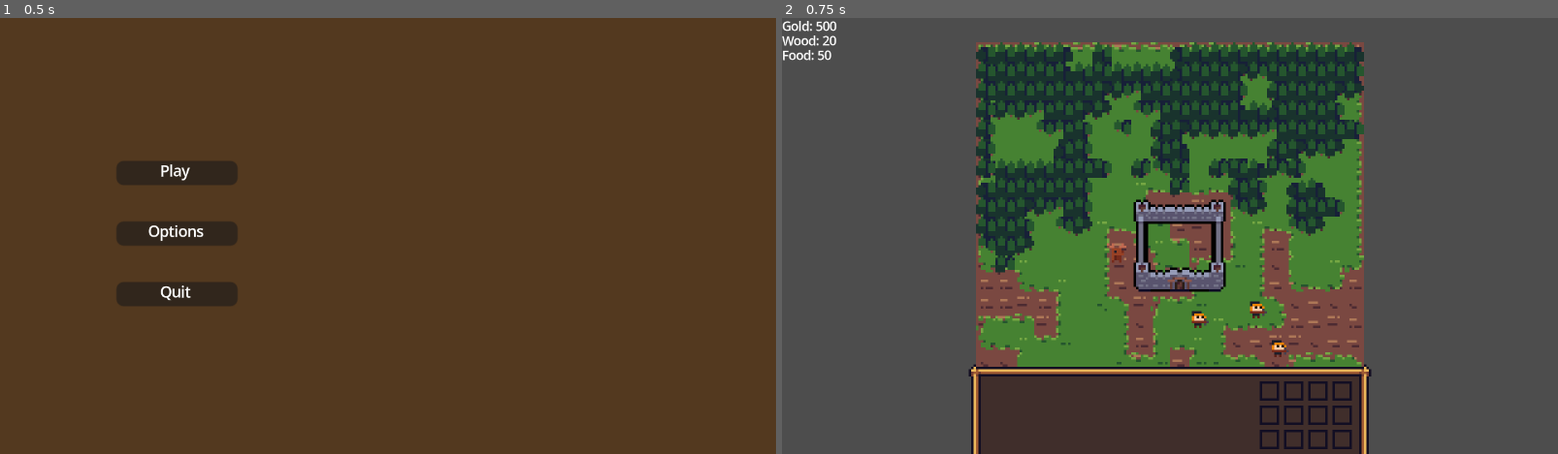
Above: before the commit, frames 1-2 (left to right).
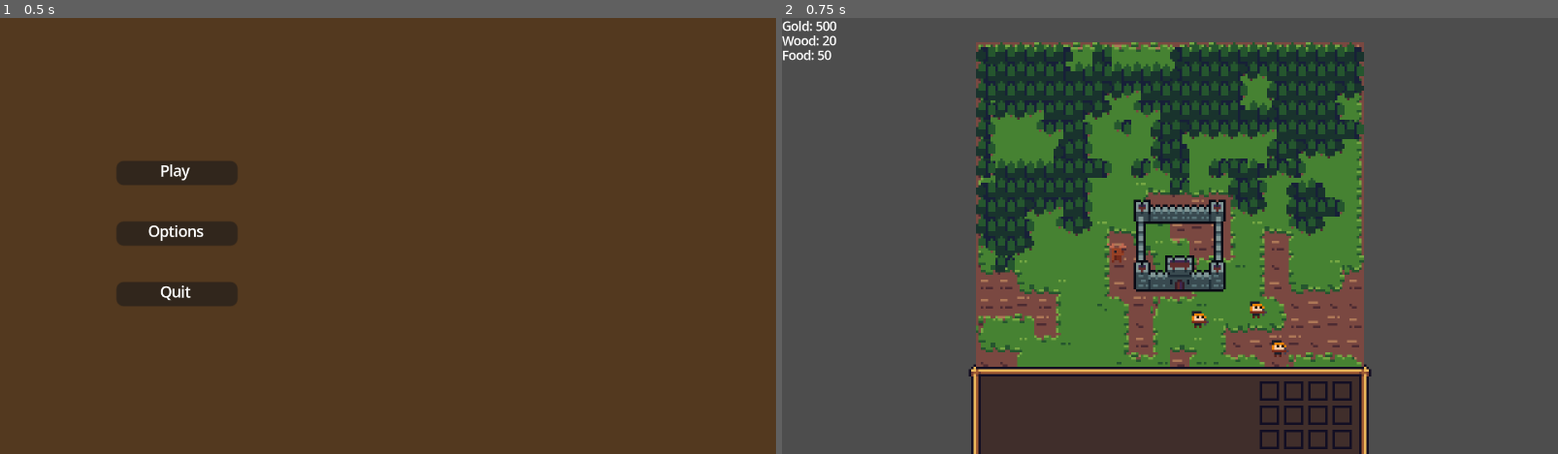
Above: after the commit, the same moments.

Repository: Foxyg3n/knights-skeletons
Game: Godot game, scene res://core/main.tscn
The game is run twice, just before and just after one commit, with the same random seed, the same clock (stepped at 60 frames per second) and the same inputs.
Inputs:
- Up to frame 1 (0.5 s): no input
- Up to frame 2 (0.75 s): click "Play" at 0.5 s

Frame 1 is identical in both runs. In frame 2, 1.8% of the frame differs, in the area x 25-75%, y 6-79%.

Commit message:
buildings retexture

Diff:
--- a/entities/buildings/farm/farm.tscn
+++ b/entities/buildings/farm/farm.tscn
@@ -8,6 +8,42 @@
 [sub_resource type="RectangleShape2D" id="RectangleShape2D_sg5e7"]
 size = Vector2(14, 14)
 
+[sub_resource type="AtlasTexture" id="AtlasTexture_08fvy"]
+atlas = ExtResource("2_851nx")
+region = Rect2(0, 0, 16, 16)
+
+[sub_resource type="AtlasTexture" id="AtlasTexture_k6oon"]
+atlas = ExtResource("2_851nx")
+region = Rect2(16, 0, 16, 16)
+
+[sub_resource type="AtlasTexture" id="AtlasTexture_356p7"]
+atlas = ExtResource("2_851nx")
+region = Rect2(0, 16, 16, 16)
+
+[sub_resource type="AtlasTexture" id="AtlasTexture_8aw48"]
+atlas = ExtResource("2_851nx")
+region = Rect2(16, 16, 16, 16)
+
+[sub_resource type="SpriteFrames" id="SpriteFrames_uk3pi"]
+animations = [{
+"frames": [{
+"duration": 1.0,
+"texture": SubResource("AtlasTexture_08fvy")
+}, {
+"duration": 1.0,
+"texture": SubResource("AtlasTexture_k6oon")
+}, {
+"duration": 1.0,
+"texture": SubResource("AtlasTexture_356p7")
+}, {
+"duration": 1.0,
+"texture": SubResource("AtlasTexture_8aw48")
+}],
+"loop": true,
+"name": &"default",
+"speed": 10.0
+}]
+
 [node name="Farm" type="StaticBody2D" node_paths=PackedStringArray("selectable")]
 script = ExtResource("1_sg5e7")
 selectable = NodePath("Selectable")
@@ -16,33 +52,29 @@
 position = Vector2(8, 8)
 shape = SubResource("RectangleShape2D_sg5e7")
 
-[node name="Sprite2D" type="Sprite2D" parent="."]
+[node name="Sprite2D" type="AnimatedSprite2D" parent="."]
 texture_filter = 1
-texture = ExtResource("2_851nx")
+sprite_frames = SubResource("SpriteFrames_uk3pi")
+frame_progress = 0.24871585
 centered = false
 metadata/_aseprite_wizard_interface_config_ = {
 "output_section": true,
 "pending_changes": {}
 }
 metadata/_aseprite_wizard_config_ = {
-"convert_fps_field": 60.0,
-"convert_ms_field": 16.0,
-"convert_to_fps": false,
 "embed_tex": false,
-"i_mode": 1,
-"keep_anim_length": false,
 "layers": [],
 "o_ex_p": "",
 "o_folder": "",
 "o_name": "farm",
 "only_visible": false,
-"player": "",
 "scale": "1.0",
+"should_round_fps": true,
 "slice": "",
 "source": "res://entities/buildings/farm/farm.aseprite",
 "source_uid": 2883660047990330355
 }
-metadata/_aseprite_wizard_source_file_hash_ = "30248b917af19e69100a3f25cc079e27"
+metadata/_aseprite_wizard_source_file_hash_ = "78fb520ecf1f3218fab3fba9c308dd5d"
 
 [node name="Selectable" parent="." instance=ExtResource("3_08fvy")]
 
--- a/entities/buildings/keep/keep.gd
+++ b/entities/buildings/keep/keep.gd
@@ -1,5 +1,5 @@
 extends Building
 
 func _set_actions() -> void:
-    actions[0] = load("res://ui/panels/action/buttons/build/build_tent_button.tscn")
-    actions[1] = load("res://ui/panels/action/buttons/build/build_farm_button.tscn")
+	actions[0] = load("res://ui/panels/action/buttons/build/build_tent_button.tscn")
+	actions[1] = load("res://ui/panels/action/buttons/build/build_farm_button.tscn")
--- a/entities/buildings/keep/keep.tscn
+++ b/entities/buildings/keep/keep.tscn
@@ -44,7 +44,7 @@
 "source": "res://entities/buildings/keep/keep.aseprite",
 "source_uid": 7560650406817207340
 }
-metadata/_aseprite_wizard_source_file_hash_ = "0058ec27d2a7f4c3a56cd6cf6c6f65c3"
+metadata/_aseprite_wizard_source_file_hash_ = "ae04bda3071f58dc170a8eee38908957"
 
 [node name="Selectable" parent="." instance=ExtResource("1_kwrws")]
 
--- a/world/game.gd
+++ b/world/game.gd
@@ -1,9 +1,9 @@
 extends Node2D
 
 func _ready() -> void:
-    ControlGroupSystem.enabled = true
+	ControlGroupSystem.enabled = true
 
 func _exit_tree() -> void:
-    ControlGroupSystem.clear_groups()
-    ControlGroupSystem.enabled = false
-    SelectionManager.clear_selection_silently()
+	ControlGroupSystem.clear_groups()
+	ControlGroupSystem.enabled = false
+	SelectionManager.clear_selection_silently()
Binary file changed: entities/buildings/farm/farm.aseprite
Binary file changed: entities/buildings/farm/farm.png
Not shown: 1 places in entities/buildings/farm/farm.tscn that only renumber resources
Binary file changed: entities/buildings/keep/keep.aseprite
Binary file changed: entities/buildings/keep/keep.png
Binary file changed: world/Grass.png
Binary file added: world/Grass2.png
Not shown, added: world/Grass2.png.import
